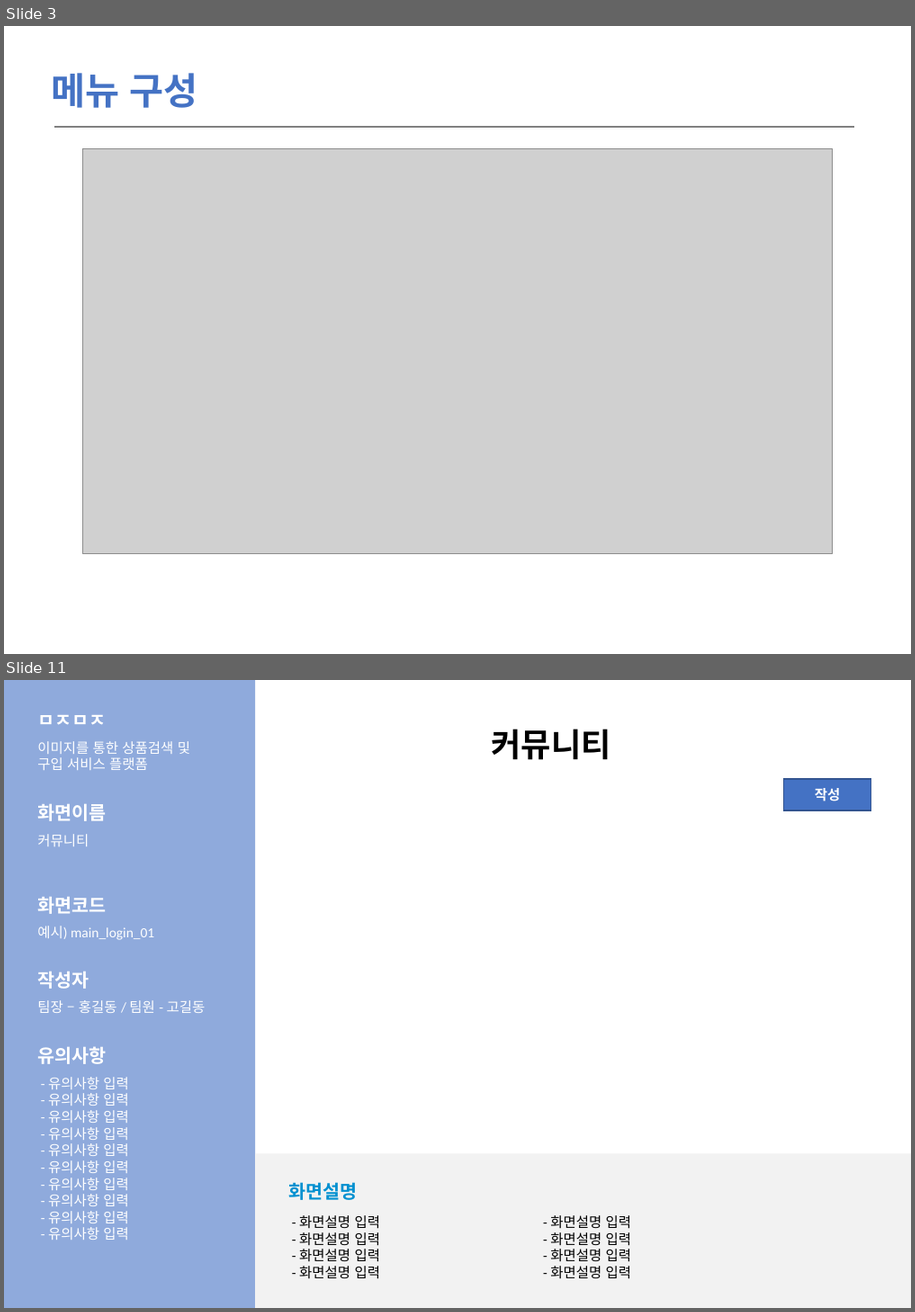
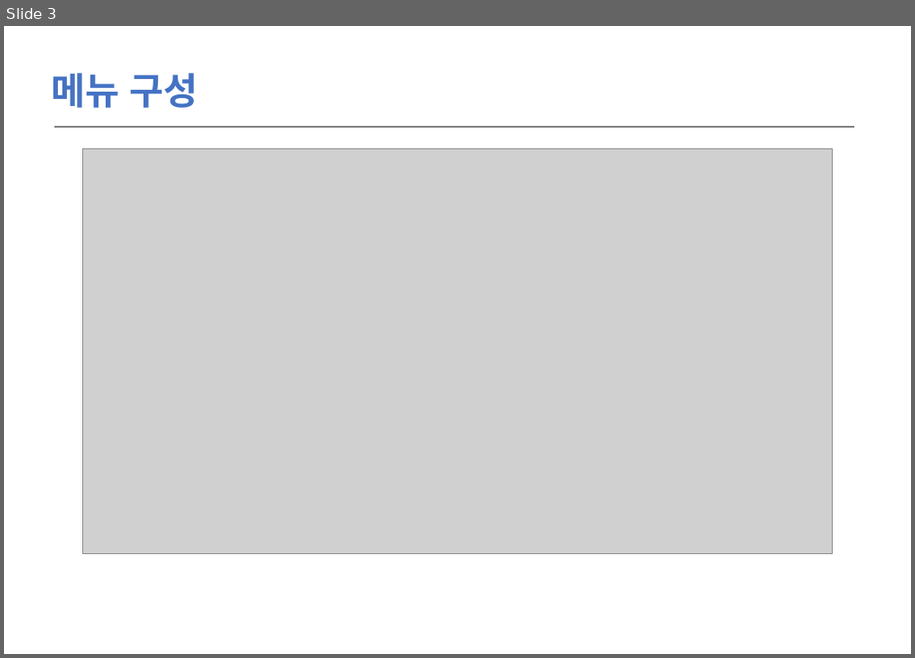
Before and after one commit to LeticiaKang/Project_Idol-Fandom-WebPlaform, a slide deck: 산출문서/화면설계서/화면설계서_서식(1조. HappyVirus).pptx. Shown one above the other, each under a label of ours: slides 3 and 11 before the commit, slide 3 after it; the slides between them are not shown. The pictures are 915x1312 and 915x658 pixels, drawn with LibreOffice and Linux fonts; fonts in the diff are those of the drawing; grey boxes stand for pictures. Boxes give left, top, right and bottom in pixels: in the first picture for what was removed or moved away, otherwise in the second. Text is boxed around its words. In the diff, an @@ line names an element or a change of style, - is before the commit and + after.

Commit message:
화면설계서
- 화면설명 제외한 모든 항목 작성 완료

```diff
--- a/산출문서/화면설계서/화면설계서_서식(1조. HappyVirus).pptx
+++ b/산출문서/화면설계서/화면설계서_서식(1조. HappyVirus).pptx
@@ slide 11 removed at (4, 680, 911, 1308), background #FFFFFF @@
@@ rectangle removed at (4, 680, 255, 1308) @@
@@ text removed at (37, 715, 106, 725) @@
-ㅁㅈㅁㅈ
@@ text removed at (492, 729, 612, 760) @@
-커뮤니티
@@ text removed at (37, 741, 190, 770) @@
-이미지를 통한 상품검색 및 구입 서비스 플랫폼
@@ rectangle removed at (784, 779, 872, 810) @@
-작성
@@ text removed at (37, 804, 106, 821) @@
-화면이름
@@ text removed at (37, 834, 89, 846) @@
-커뮤니티
@@ text removed at (37, 897, 106, 914) @@
-화면코드
@@ text removed at (37, 926, 154, 940) @@
-예시) main_login_01
@@ text removed at (37, 972, 89, 989) @@
-작성자
@@ text removed at (37, 1000, 206, 1013) @@
-팀장 – 홍길동 / 팀원 - 고길동
@@ text removed at (37, 1046, 106, 1064) @@
-유의사항
@@ text removed at (48, 1077, 128, 1240) @@
-- 유의사항 입력
-- 유의사항 입력
-- 유의사항 입력
-- 유의사항 입력
-- 유의사항 입력
-- 유의사항 입력
-- 유의사항 입력
-- 유의사항 입력
-- 유의사항 입력
-- 유의사항 입력
@@ rectangle removed at (255, 1154, 911, 1308) @@
@@ text removed at (288, 1182, 357, 1200) @@
-화면설명
@@ text removed at (299, 1216, 380, 1279) @@
-- 화면설명 입력
-- 화면설명 입력
-- 화면설명 입력
-- 화면설명 입력
@@ text removed at (550, 1216, 631, 1279) @@
-- 화면설명 입력
-- 화면설명 입력
-- 화면설명 입력
-- 화면설명 입력
```
Also in this commit, not shown: 6 slides changed, 6 slides added, 1 other slide removed.
